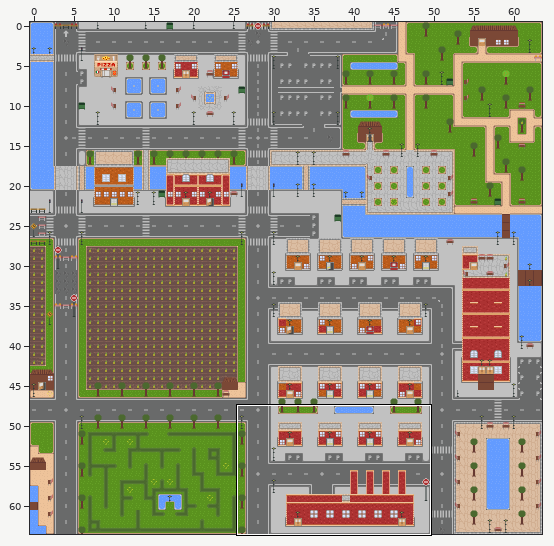
Tiled map (JSON) -- assets/map/map1.json. Above, an overview of the earlier version with the close-up marked.
Close-up. Before:
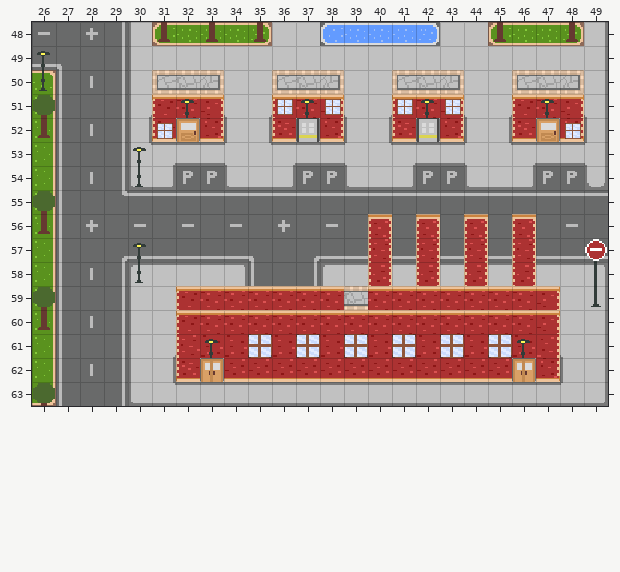
Cells are 16x16 px. Shown: x 26..49, y 48..63. The commit also changed other parts of the map, which this record leaves out.
After the commit:
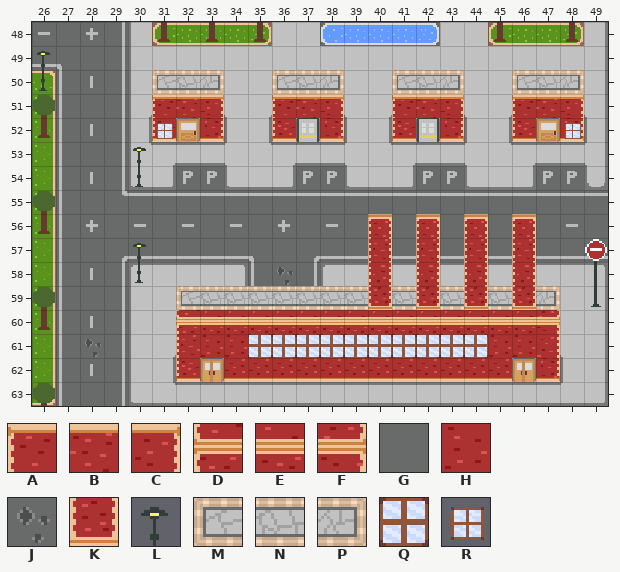
Key: from "tileset_map1": A 8, B 9, C 10, D 23, E 24, F 25, G 31, H 39, J 48, K 56, L 158, M 183, N 184, P 185, Q 218, R 233.
_ is an empty cell.
What changed:
Layer "Ground":
The author changed tile G to tile J in row 58 at x 36; in row 61 at x 28.
Layer "Objects":
Tile A is removed in row 51 at x 36 and 41.
Tile B is removed in row 51 at x 32, 37, 42 and 47.
Tile C is removed in row 51 at x 38 and 43.
Tile H is removed in row 61 at x 33, 36, 38, 40, 42, 44 and 46.
Layer "Ornaments":
The author changed tile R to tile A in row 51 at x 36 and 41.
The author changed tile L to tile B in row 51 at x 32, 37, 42 and 47.
The author changed tile R to tile C in row 51 at x 38 and 43.
The author changed tile A to tile D in row 60 at x 32.
The author changed tile B to tile E in row 60 at x 33 to 46.
The author changed tile C to tile F in row 60 at x 47.
The author changed tile L to tile H in row 61 at x 33 and 46.
The author changed tile Q to tile H in row 61 at x 45.
The author changed tile B to tile K in row 59 at x 40, 42, 44 and 46.
The author changed tile A to tile M in row 59 at x 32.
The author changed tile B to tile N in row 59 at x 33 to 38, 41, 43 and 45.
The author changed tile C to tile P in row 59 at x 47.
Layer "Ornaments2":
Tile Q now appears in row 61 at x 36, 38, 40, 42 and 44.
Changed places in both close-ups, as pixel boxes (x1, y1, x2, y2):
changed: (181, 99, 194, 118)
changed: (277, 99, 341, 118)
changed: (397, 99, 461, 118)
changed: (541, 99, 554, 118)
changed: (176, 267, 560, 358)
changed: (85, 339, 101, 357)
